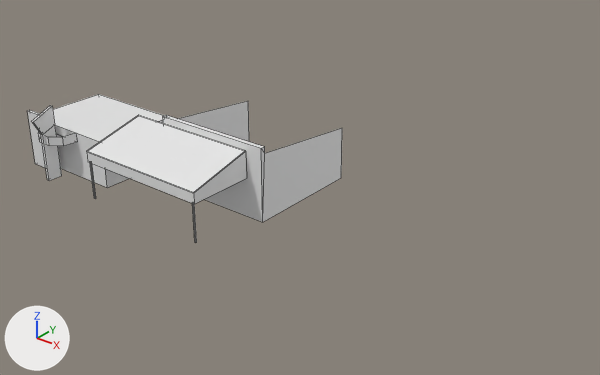
A saved change to the Blender file Assets/praça das aguas/predios/conjunto casa12.blend.
Rendered twice from a 50 mm camera at (49.8, -33.2, 25.1) aimed at (18.4, 6.1, 0.8). The axes (+X, +Y, +Z) are drawn at lower left. The lights are the same throughout. Mesh edges are drawn as thin lines.
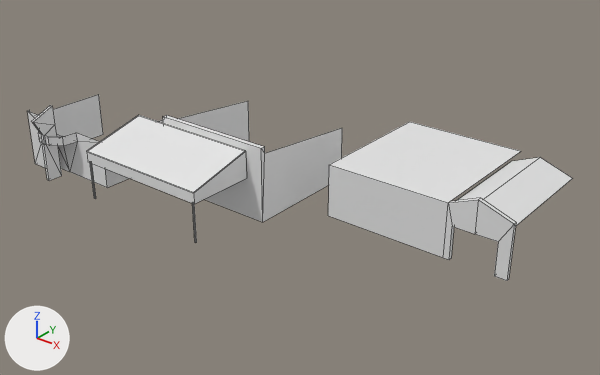
Boxes [x1, y1, x2, y2] around the edits, measured in the pictures (600 x 375 px):
'Cube.002', added
    after: [328, 122, 572, 281]
'Cube', reshaped
    before: [27, 94, 165, 188]
    after: [27, 94, 163, 188]
part 1 of me_cube_001, built on
    before: [27, 94, 165, 187]
    after: [27, 107, 105, 187]

Diff of the bpy script that builds the scene:
```diff
--- a/Assets/praça das aguas/predios/conjunto casa12.blend.py
+++ b/Assets/praça das aguas/predios/conjunto casa12.blend.py
@@ me_cube_001 @@
 # used by ob_cube; location = (0.0, 0.0, 0.0)
-me_cube_001.from_pydata(...)  # 40 vertices, 21 faces; spans x -1.0..6.96, y -3.38..5.17, z -0.04..5.23
+me_cube_001.from_pydata(...)  # 54 vertices, 51 faces; spans x -1.0..6.96, y -3.38..5.17, z -0.04..5.23
+# me_cube_001 part 1
+# 1 vertex is removed from x 2.18, y -1.44, z 4.09
+# 13 faces are deleted
+# 15 vertices are added at x 1.27..2.85, y -2.8..-1.0, z -0.04..4.09
+# 43 new faces join them
@@ me_cube @@
+me_cube.from_pydata(...)  # 31 vertices, 18 faces; spans x -4.44..8.13, y -0.13..9.41, z -2.29..2.13
@@ ob_cube_002 @@
+ob_cube_002 = bpy.data.objects.new('Cube.002', me_cube)
+ob_cube_002.location = (25.85, 5.35, 2.25)
```
